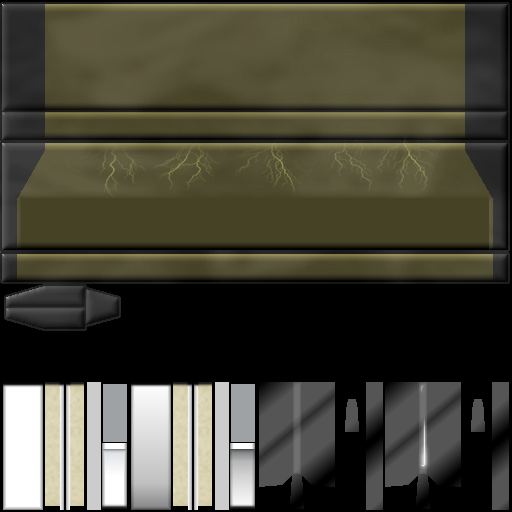
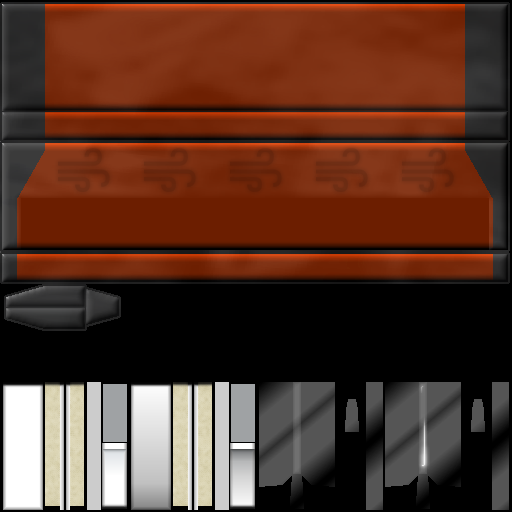
Layers edited between the first and the second 512x512 image:
showed group "Group 1" (5 layers), opacity 57% → 47%, moved it above "Hue/Saturation 1" over (x1=58, y1=148, x2=454, y2=192)
added layer "Layer 5" (34%) in group "Group 1" over (x1=402, y1=148, x2=454, y2=192)
added layer "Layer 4" (34%) in group "Group 1" over (x1=316, y1=148, x2=368, y2=192)
renamed "saw" to "Layer 3", opacity 100% → 34%, painted on it over (x1=61, y1=148, x2=451, y2=192)
added layer "Layer 2" (34%) in group "Group 1" over (x1=230, y1=148, x2=282, y2=192)
renamed "Hue/Saturation 1" to "Layer 1", opacity 100% → 34%, moved it into group "Group 1", painted on it, unmasked it over (x1=58, y1=148, x2=110, y2=192)
renamed "Layer 1" to "Hue/Saturation 1", blend screen → normal, painted on it over (x1=49, y1=112, x2=454, y2=200)
